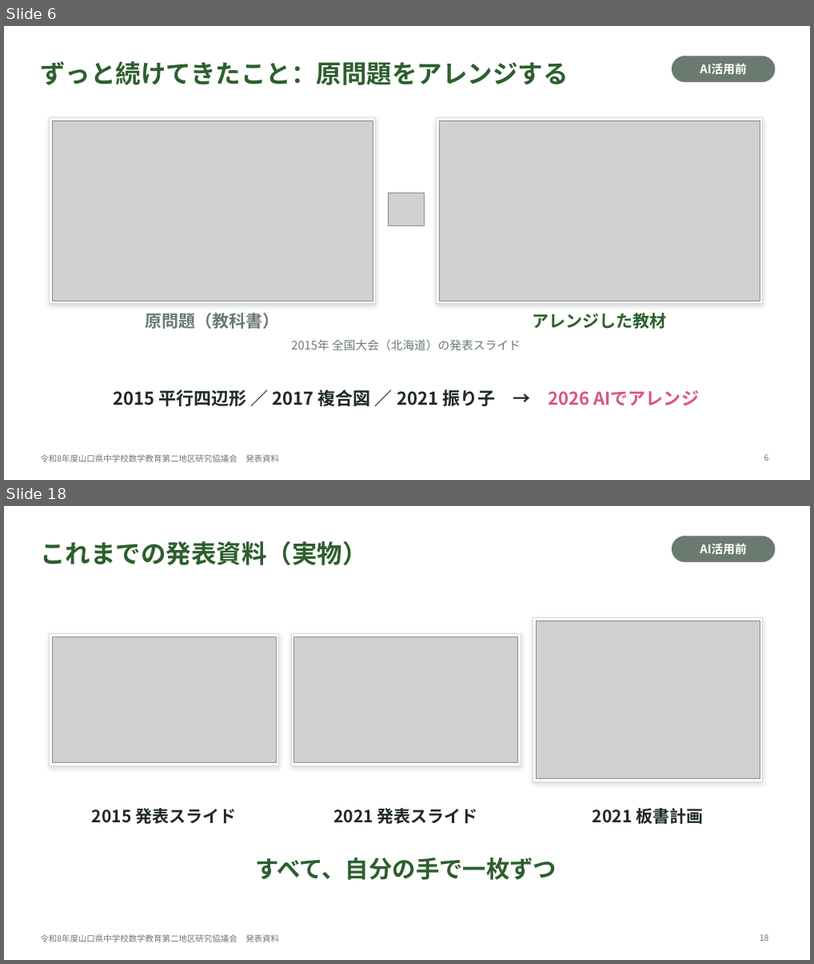
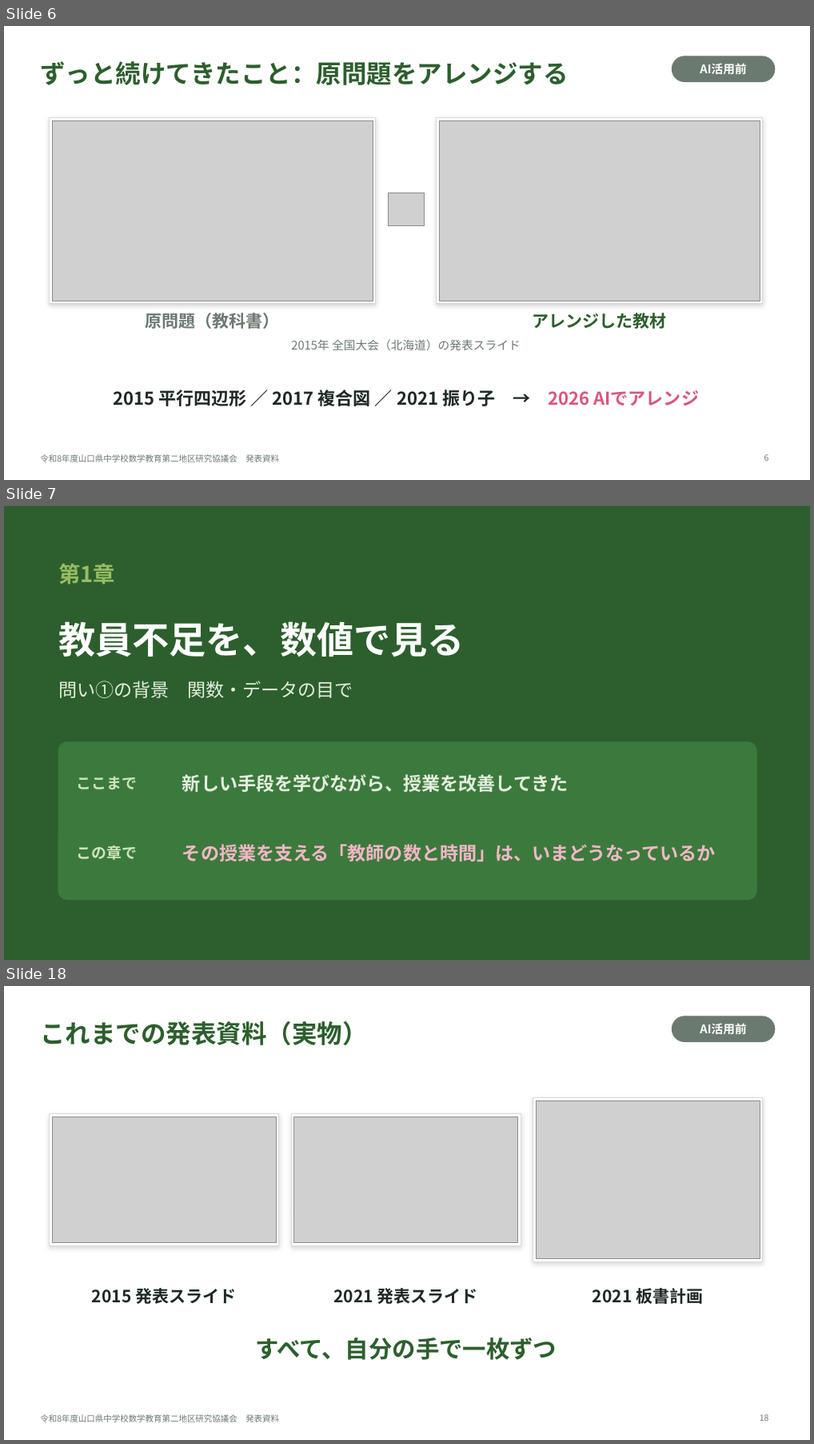
Before and after one commit to margiela14th-sudo/my-ai-project, a slide deck: 07_完成資料/県大会発表_生成AI授業再構築.pptx. Shown one above the other, each under a label of ours: slides 6 and 18 before the commit, slides 6, 7 and 18 after it; the slides between them are not shown. The pictures are 814x964 and 814x1444 pixels, drawn with LibreOffice and Linux fonts; fonts in the diff are those of the drawing; grey boxes stand for pictures. Boxes give left, top, right and bottom in pixels: in the first picture for what was removed or moved away, otherwise in the second. Text is boxed around its words. In the diff, an @@ line names an element or a change of style, - is before the commit and + after.

```diff
--- a/07_完成資料/県大会発表_生成AI授業再構築.pptx
+++ b/07_完成資料/県大会発表_生成AI授業再構築.pptx
@@ slide 7 added at [4,506,810,960], background #2C5F2D @@
@@ text added at [58,564,115,584], 26 pt, text #97BC62, bold @@
+第1章
@@ text added at [58,621,465,656], 44 pt, text #FFFFFF, bold @@
+教員不足を、数値で見る
@@ text added at [58,680,354,698], 22 pt, text #E5EEDF @@
+問い①の背景 関数・データの目で
@@ rounded rectangle added at [58,742,757,900], fill #3B7A3C, outline #3B7A3C 1 pt @@
@@ text added at [77,776,138,789], 18 pt, text #CFE3C0, bold @@
+ここまで
@@ text added at [182,774,569,792], 22 pt, text #E5EEDF, bold @@
+新しい手段を学びながら、授業を改善してきた
@@ text added at [77,845,138,860], 18 pt, text #CFE3C0, bold @@
+この章で
@@ text added at [182,844,716,861], 22 pt, text #F4B6C6, bold @@
+その授業を支える「教師の数と時間」は、いまどうなっているか
```
Also in this commit, not shown: 16 slides changed, 4 other slides added, 4 slides removed, 10 other files.
